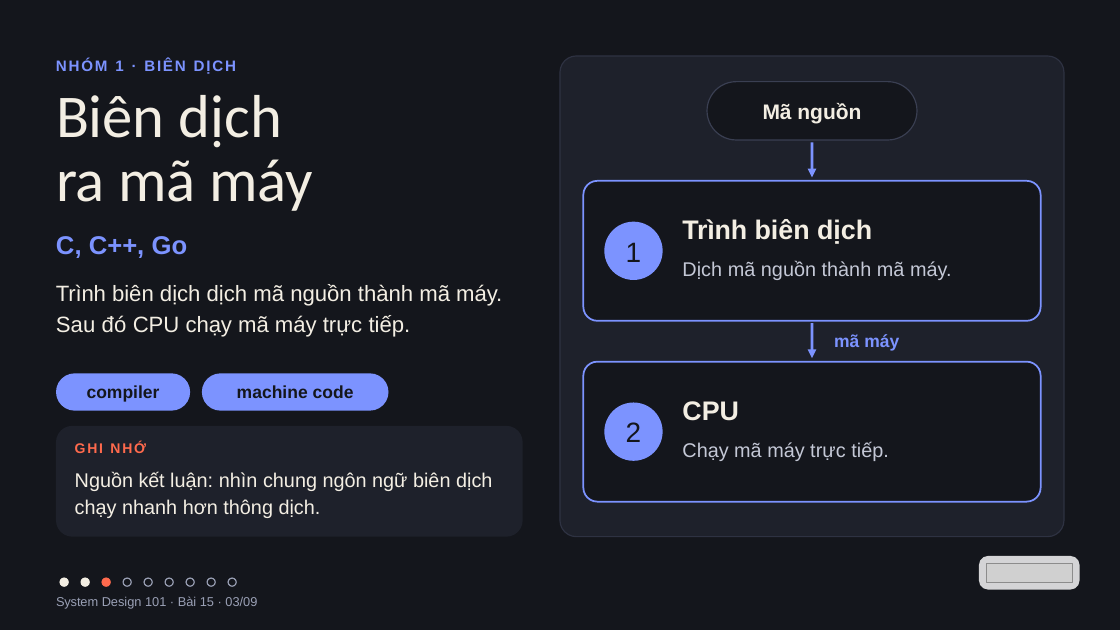
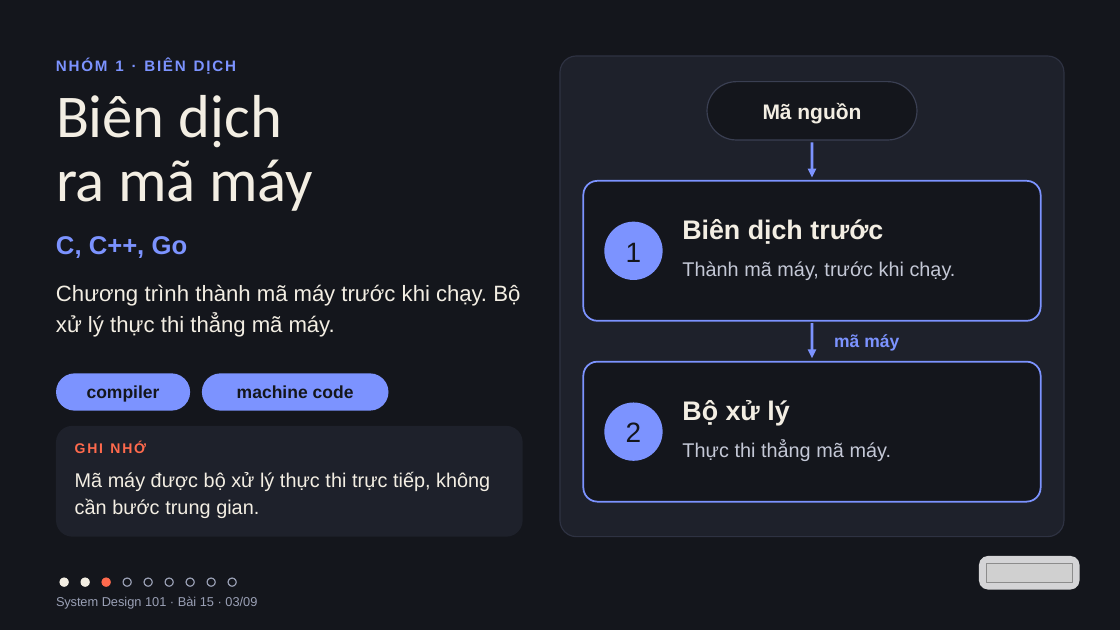
Before and after one commit to vohoailinh90/tool-marketing-studio, a slide deck: slide 3 of system-design-101/vi/lessons/sd-10-015/slides/sd-10-015.pptx. Drawn at 1120x630 pixels with LibreOffice and Linux fonts; fonts in the diff are those of the drawing; grey boxes stand for pictures. Boxes give left, top, right and bottom in pixels: in the first picture for what was removed or moved away, otherwise in the second. Text is boxed around its words. In the diff, an @@ line names an element or a change of style, - is before the commit and + after.

```diff
--- a/system-design-101/vi/lessons/sd-10-015/slides/sd-10-015.pptx
+++ b/system-design-101/vi/lessons/sd-10-015/slides/sd-10-015.pptx
@@ text at [682,219,883,244]: text changed @@
-Trình biên dịch
+Biên dịch trước
@@ text at [682,261,956,280]: text changed @@
-Dịch mã nguồn thành mã máy.
+Thành mã máy, trước khi chạy.
@@ text at [56,284,520,337]: text changed @@
-Trình biên dịch dịch mã nguồn thành mã máy. Sau đó CPU chạy mã máy trực tiếp.
+Chương trình thành mã máy trước khi chạy. Bộ xử lý thực thi thẳng mã máy.
@@ text at [682,400,789,425]: text changed @@
-CPU
+Bộ xử lý
@@ text at [682,442,891,461]: text changed @@
-Chạy mã máy trực tiếp.
+Thực thi thẳng mã máy.
@@ text at [75,472,490,518]: text changed @@
-Nguồn kết luận: nhìn chung ngôn ngữ biên dịch chạy nhanh hơn thông dịch.
+Mã máy được bộ xử lý thực thi trực tiếp, không cần bước trung gian.
```
Also in this commit, not shown: 7 other slides changed, 4 other files.
